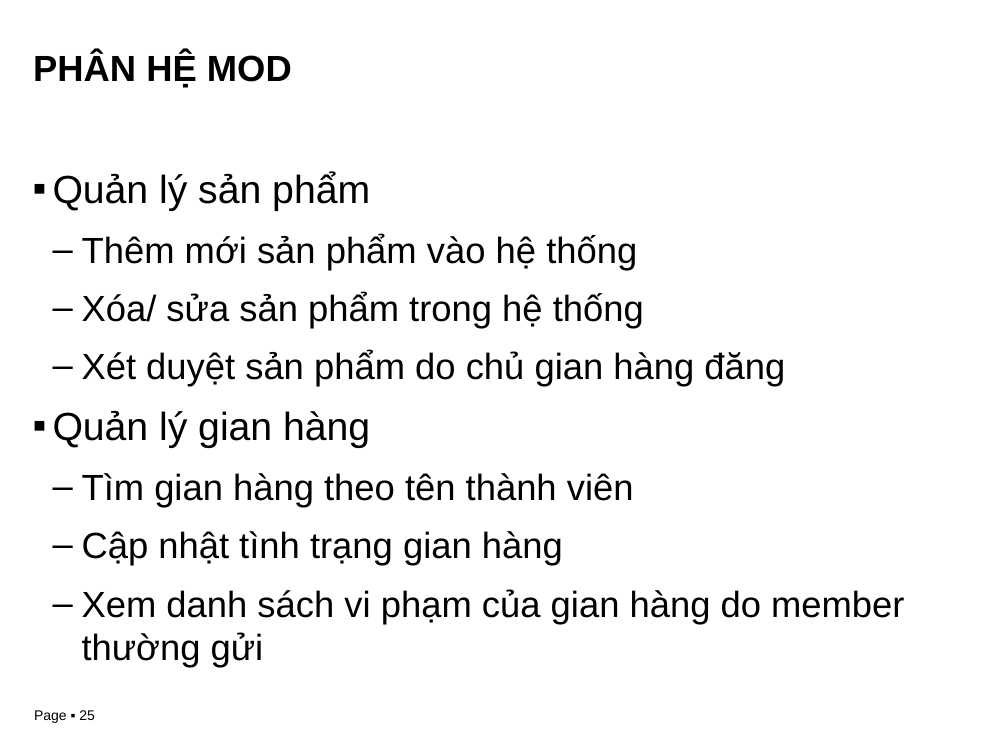
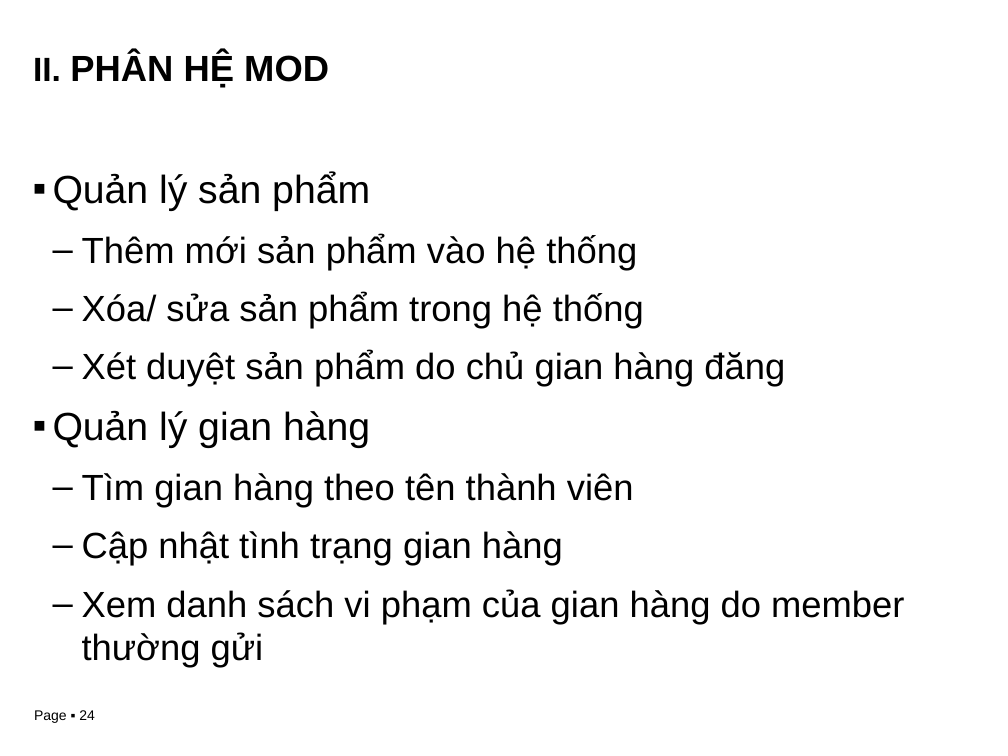
Before and after one commit to btheanh174/kl07-nha03, a slide deck: slide 24 of Reports/28-03-2011-Slide.pptx (slide 25 before the commit). Drawn at 1008x756 pixels with LibreOffice and Linux fonts; fonts in the diff are those of the drawing; background and template pictures are left out. Boxes give left, top, right and bottom in pixels: in the first picture for what was removed or moved away, otherwise in the second. Text is boxed around its words. In the diff, an @@ line names an element or a change of style, - is before the commit and + after.

```diff
--- a/Reports/28-03-2011-Slide.pptx
+++ b/Reports/28-03-2011-Slide.pptx
@@ title at [33,53,329,88]: text changed @@
-PHÂN HỆ MOD
+II. PHÂN HỆ MOD
@@ page number at [34,710,95,723]: text changed @@
-Page ▪ 25
+Page ▪ 24
```
Also in this commit, not shown: 14 other slides changed, 3 slides added.
